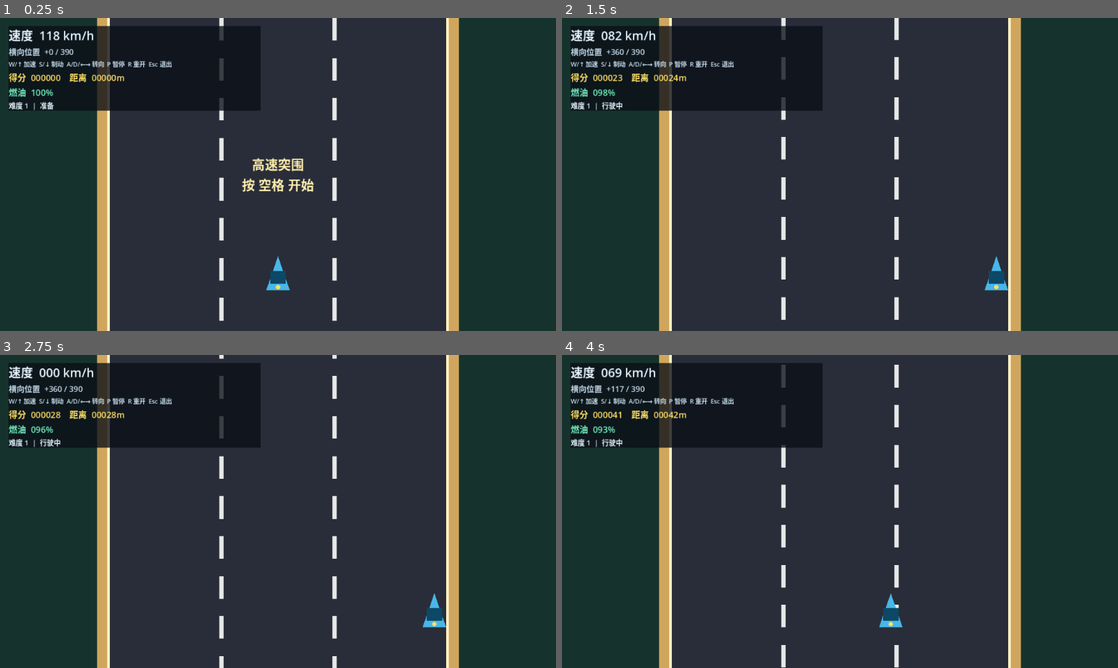
Above: before the commit, frames 1-4 (two rows, left to right).
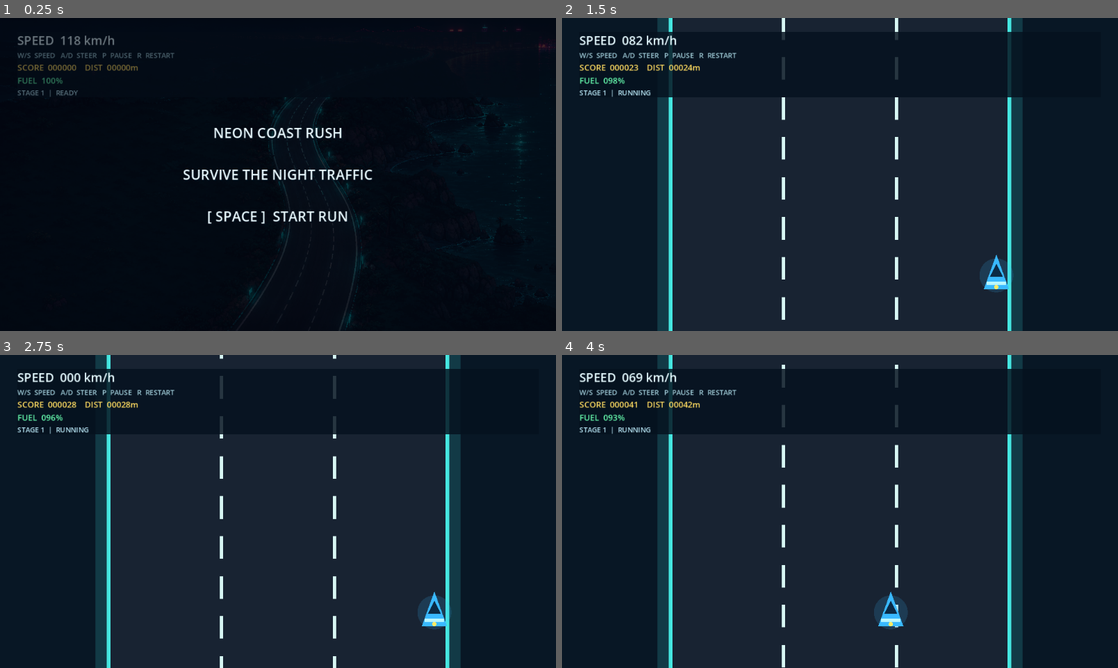
Above: after the commit, the same moments.

Repository: xiejiamincyq/car
Game: Godot game, scene res://scenes/main.tscn
The game is run twice, just before and just after one commit, with the same random seed, the same clock (stepped at 60 frames per second) and the same inputs.
Inputs:
- Up to frame 1 (0.25 s): no input
- Up to frame 2 (1.5 s): tap Enter at 0.5 s; hold Right (steer_right) 0.53-1.28 s; tap Space (start_game) at 0.6, 1.35 s; hold Down (brake) from 1.28 s (still down)
- Up to frame 3 (2.75 s): release Down (brake) at 2.03 s; hold Right (steer_right) from 2.03 s (still down); tap Space (start_game) at 2.1 s
- Up to frame 4 (4 s): tap Space (start_game) at 2.75, 2.85, 3.6 s; release Right (steer_right) at 2.78 s; hold Up (accelerate) 2.78-3.53 s; hold Left (steer_left) from 3.53 s (still down)

The runs differ from the first frame. In frame 1, 90% of the frame differs, in the area x 0-100%, y 0-100%; in frame 2, 45%; in frame 3, 45%; in frame 4, 45%.

Commit message:
feat: polish neon coast presentation

Diff:
--- a/scenes/main.tscn
+++ b/scenes/main.tscn
@@ -1,67 +1,109 @@
-[gd_scene load_steps=2 format=3]
+[gd_scene load_steps=3 format=3]
 
 [ext_resource type="Script" path="res://scripts/main.gd" id="1_main"]
+[ext_resource type="Texture2D" path="res://assets/neon-coast-menu.png" id="2_menu"]
 
 [node name="Main" type="Node2D"]
 script = ExtResource("1_main")
 
 [node name="CanvasLayer" type="CanvasLayer" parent="."]
+layer = 10
+
+[node name="MenuBackdrop" type="TextureRect" parent="CanvasLayer"]
+anchors_preset = 15
+anchor_right = 1.0
+anchor_bottom = 1.0
+grow_horizontal = 2
+grow_vertical = 2
+texture = ExtResource("2_menu")
+expand_mode = 1
+stretch_mode = 6
+mouse_filter = 2
+
+[node name="MenuShade" type="ColorRect" parent="CanvasLayer/MenuBackdrop"]
+layout_mode = 1
+anchors_preset = 15
+anchor_right = 1.0
+anchor_bottom = 1.0
+grow_horizontal = 2
+grow_vertical = 2
+color = Color(0.015, 0.035, 0.075, 0.48)
+mouse_filter = 2
 
 [node name="DebugHUD" type="MarginContainer" parent="CanvasLayer"]
-offset_left = 20.0
-offset_top = 18.0
-offset_right = 600.0
-offset_bottom = 150.0
+anchors_preset = 10
+anchor_right = 1.0
+offset_left = 24.0
+offset_top = 20.0
+offset_right = -24.0
+offset_bottom = 166.0
+grow_horizontal = 2
+theme_override_constants/margin_left = 16
+theme_override_constants/margin_top = 12
+theme_override_constants/margin_right = 16
+theme_override_constants/margin_bottom = 12
 
 [node name="Panel" type="ColorRect" parent="CanvasLayer/DebugHUD"]
 layout_mode = 2
-color = Color(0.035, 0.055, 0.09, 0.78)
+color = Color(0.02, 0.07, 0.12, 0.84)
 mouse_filter = 2
 
 [node name="Rows" type="VBoxContainer" parent="CanvasLayer/DebugHUD"]
 layout_mode = 2
-theme_override_constants/separation = 4
+theme_override_constants/separation = 3
 
 [node name="Speed" type="Label" parent="CanvasLayer/DebugHUD/Rows"]
 layout_mode = 2
-theme_override_colors/font_color = Color(0.9, 0.96, 1, 1)
+theme_override_colors/font_color = Color(0.9, 0.98, 1, 1)
 theme_override_font_sizes/font_size = 28
-text = "速度"
+text = "SPEED"
 
 [node name="Position" type="Label" parent="CanvasLayer/DebugHUD/Rows"]
 layout_mode = 2
-theme_override_colors/font_color = Color(0.78, 0.86, 0.92, 1)
-theme_override_font_sizes/font_size = 18
-text = "横向位置"
+visible = false
 
 [node name="Debug" type="Label" parent="CanvasLayer/DebugHUD/Rows"]
 layout_mode = 2
-theme_override_colors/font_color = Color(0.78, 0.86, 0.92, 1)
-theme_override_font_sizes/font_size = 14
-text = "FPS"
+theme_override_colors/font_color = Color(0.62, 0.79, 0.84, 1)
+theme_override_font_sizes/font_size = 16
+text = "W/A/S/D or arrow keys"
 
 [node name="Score" type="Label" parent="CanvasLayer/DebugHUD/Rows"]
 layout_mode = 2
-theme_override_colors/font_color = Color(1, 0.88, 0.4, 1)
-theme_override_font_sizes/font_size = 20
+theme_override_colors/font_color = Color(1, 0.86, 0.38, 1)
+theme_override_font_sizes/font_size = 19
 
 [node name="Fuel" type="Label" parent="CanvasLayer/DebugHUD/Rows"]
 layout_mode = 2
-theme_override_colors/font_color = Color(0.45, 0.94, 0.75, 1)
-theme_override_font_sizes/font_size = 20
+theme_override_colors/font_color = Color(0.4, 0.98, 0.68, 1)
+theme_override_font_sizes/font_size = 19
 
 [node name="RunStatus" type="Label" parent="CanvasLayer/DebugHUD/Rows"]
 layout_mode = 2
-theme_override_colors/font_color = Color(0.9, 0.96, 1, 1)
+theme_override_colors/font_color = Color(0.72, 0.9, 0.96, 1)
 theme_override_font_sizes/font_size = 16
+
+[node name="OverlayShade" type="ColorRect" parent="CanvasLayer"]
+anchors_preset = 15
+anchor_right = 1.0
+anchor_bottom = 1.0
+grow_horizontal = 2
+grow_vertical = 2
+color = Color(0.01, 0.025, 0.06, 0.54)
+mouse_filter = 2
 
 [node name="Overlay" type="Label" parent="CanvasLayer"]
 anchors_preset = 15
 anchor_right = 1.0
 anchor_bottom = 1.0
+offset_left = 96.0
+offset_right = -96.0
 grow_horizontal = 2
 grow_vertical = 2
-theme_override_colors/font_color = Color(1, 0.94, 0.68, 1)
-theme_override_font_sizes/font_size = 30
+theme_override_colors/font_color = Color(0.92, 0.98, 1, 1)
+theme_override_colors/font_shadow_color = Color(0, 0.05, 0.1, 1)
+theme_override_constants/shadow_offset_x = 2
+theme_override_constants/shadow_offset_y = 3
+theme_override_font_sizes/font_size = 32
 horizontal_alignment = 1
 vertical_alignment = 1
--- a/scripts/main.gd
+++ b/scripts/main.gd
@@ -7,6 +7,8 @@
 const CollisionSound = preload("res://scripts/collision_sound.gd")
 const RunState = preload("res://scripts/run_state.gd")
 const FuelPickup = preload("res://scripts/fuel_pickup.gd")
+const VisualStyle = preload("res://scripts/visual_style.gd")
+
 const ROAD_MARK_REPEAT_DISTANCE := 92.0
 
 var drive: DriveController
@@ -27,6 +29,8 @@
 var fuel_label: Label
 var run_status_label: Label
 var overlay_label: Label
+var menu_backdrop: TextureRect
+var overlay_shade: ColorRect
 
 func _ready() -> void:
 	_ensure_input_actions()
@@ -44,6 +48,8 @@
 	fuel_label = $CanvasLayer/DebugHUD/Rows/Fuel
 	run_status_label = $CanvasLayer/DebugHUD/Rows/RunStatus
 	overlay_label = $CanvasLayer/Overlay
+	menu_backdrop = $CanvasLayer/MenuBackdrop
+	overlay_shade = $CanvasLayer/OverlayShade
 	_update_hud()
 	queue_redraw()
 
@@ -86,53 +92,59 @@
 	var center_x := viewport_size.x * 0.5
 	var road_left := center_x - GameConfig.ROAD_HALF_WIDTH
 	var road_right := center_x + GameConfig.ROAD_HALF_WIDTH
-	draw_rect(Rect2(Vector2.ZERO, viewport_size), Color("16322c"))
-	draw_rect(Rect2(road_left - 26.0, 0.0, GameConfig.ROAD_HALF_WIDTH * 2.0 + 52.0, viewport_size.y), Color("d0a65e"))
-	draw_rect(Rect2(road_left, 0.0, GameConfig.ROAD_HALF_WIDTH * 2.0, viewport_size.y), Color("292d39"))
-	draw_line(Vector2(road_left, 0.0), Vector2(road_left, viewport_size.y), Color("fff2c5"), 7.0)
-	draw_line(Vector2(road_right, 0.0), Vector2(road_right, viewport_size.y), Color("fff2c5"), 7.0)
+	draw_rect(Rect2(Vector2.ZERO, viewport_size), VisualStyle.OCEAN)
+	draw_rect(Rect2(road_left - 30.0, 0.0, GameConfig.ROAD_HALF_WIDTH * 2.0 + 60.0, viewport_size.y), VisualStyle.SHOULDER)
+	draw_rect(Rect2(road_left, 0.0, GameConfig.ROAD_HALF_WIDTH * 2.0, viewport_size.y), VisualStyle.ROAD)
+	draw_line(Vector2(road_left, 0.0), Vector2(road_left, viewport_size.y), VisualStyle.EDGE_NEON, 8.0)
+	draw_line(Vector2(road_right, 0.0), Vector2(road_right, viewport_size.y), VisualStyle.EDGE_NEON, 8.0)
 	for lane_index in range(1, GameConfig.ROAD_LANE_COUNT):
 		var lane_x := road_left + GameConfig.ROAD_HALF_WIDTH * 2.0 * lane_index / GameConfig.ROAD_LANE_COUNT
 		var dash_y := get_dash_start_y(road_scroll, ROAD_MARK_REPEAT_DISTANCE)
 		while dash_y < viewport_size.y:
-			draw_rect(Rect2(lane_x - 5.0, dash_y, 10.0, 52.0), Color("e7e9e8"))
+			draw_rect(Rect2(lane_x - 4.0, dash_y, 8.0, 52.0), VisualStyle.LANE_MARK)
 			dash_y += ROAD_MARK_REPEAT_DISTANCE
-	_draw_traffic(center_x, road_left)
-	_draw_fuel_pickups(center_x, road_left)
+	_draw_traffic(road_left)
+	_draw_fuel_pickups(road_left)
 	var car_center := Vector2(center_x + drive.lateral_position, viewport_size.y - 128.0)
-	var player_color := Color("48b7e8") if not _is_player_flashing() else Color("f4f1d0")
-	draw_colored_polygon(PackedVector2Array([car_center + Vector2(0.0, -44.0), car_center + Vector2(27.0, 34.0), car_center + Vector2(-27.0, 34.0)]), player_color)
-	draw_rect(Rect2(car_center + Vector2(-18.0, -10.0), Vector2(36.0, 30.0)), Color("0d4866"))
-	draw_circle(car_center + Vector2(0.0, 27.0), 5.0, Color("ffdf66"))
+	var player_color := VisualStyle.PLAYER_BODY if not _is_player_flashing() else VisualStyle.PLAYER_GLOW
+	draw_circle(car_center, 39.0, Color(player_color, 0.16))
+	draw_colored_polygon(PackedVector2Array([car_center + Vector2(0.0, -48.0), car_center + Vector2(29.0, 32.0), car_center + Vector2(-29.0, 32.0)]), player_color)
+	draw_colored_polygon(PackedVector2Array([car_center + Vector2(0.0, -27.0), car_center + Vector2(15.0, 3.0), car_center + Vector2(-15.0, 3.0)]), Color("0b2a45"))
+	draw_rect(Rect2(car_center + Vector2(-22.0, 14.0), Vector2(44.0, 8.0)), VisualStyle.PLAYER_GLOW)
+	draw_circle(car_center + Vector2(0.0, 27.0), 5.0, VisualStyle.WARNING)
 	draw_set_transform(Vector2.ZERO)
 
-func _draw_traffic(center_x: float, road_left: float) -> void:
+func _draw_traffic(road_left: float) -> void:
 	var lane_width := GameConfig.ROAD_HALF_WIDTH * 2.0 / GameConfig.ROAD_LANE_COUNT
 	for vehicle in traffic.vehicles:
 		var car_center := Vector2(road_left + lane_width * (vehicle.lane_position + 0.5), vehicle.y)
-		draw_rect(Rect2(car_center + Vector2(-25.0, -42.0), Vector2(50.0, 82.0)), _traffic_color(vehicle.kind), true)
-		draw_rect(Rect2(car_center + Vector2(-16.0, -26.0), Vector2(32.0, 28.0)), Color("17212d"), true)
-		draw_circle(car_center + Vector2(-17.0, 27.0), 5.0, Color("17191f"))
-		draw_circle(car_center + Vector2(17.0, 27.0), 5.0, Color("17191f"))
+		var body_color := _traffic_color(vehicle.kind)
+		draw_circle(car_center, 36.0, Color(body_color, 0.13))
+		draw_rect(Rect2(car_center + Vector2(-25.0, -42.0), Vector2(50.0, 82.0)), body_color, true)
+		draw_rect(Rect2(car_center + Vector2(-16.0, -26.0), Vector2(32.0, 28.0)), Color("111d2d"), true)
+		draw_rect(Rect2(car_center + Vector2(-20.0, 23.0), Vector2(40.0, 7.0)), Color("ffdbd2"), true)
+		draw_circle(car_center + Vector2(-17.0, 27.0), 5.0, Color("0a1019"))
+		draw_circle(car_center + Vector2(17.0, 27.0), 5.0, Color("0a1019"))
 		if vehicle.kind == TrafficDirector.Kind.SIGNAL_CHANGE and vehicle.warning_remaining > 0.0:
 			var direction := signf(vehicle.target_lane - vehicle.lane_position)
-			draw_colored_polygon(PackedVector2Array([car_center + Vector2(18.0 * direction, -35.0), car_center + Vector2(4.0 * direction, -42.0), car_center + Vector2(4.0 * direction, -28.0)]), Color("ffe16a"))
+			draw_colored_polygon(PackedVector2Array([car_center + Vector2(18.0 * direction, -35.0), car_center + Vector2(4.0 * direction, -42.0), car_center + Vector2(4.0 * direction, -28.0)]), VisualStyle.WARNING)
 		if vehicle.kind == TrafficDirector.Kind.FAST_OVERTAKE and vehicle.overtake_warning_remaining > 0.0:
 			var warning_y := TrafficDirector.fast_warning_y(vehicle.y)
-			draw_line(Vector2(car_center.x - 18.0, warning_y), Vector2(car_center.x + 18.0, warning_y), Color("ff70d0"), 4.0)
-
-func _draw_fuel_pickups(center_x: float, road_left: float) -> void:
+			draw_line(Vector2(car_center.x - 22.0, warning_y), Vector2(car_center.x + 22.0, warning_y), VisualStyle.FAST_BODY, 5.0)
+
+func _draw_fuel_pickups(road_left: float) -> void:
 	var lane_width := GameConfig.ROAD_HALF_WIDTH * 2.0 / GameConfig.ROAD_LANE_COUNT
 	for pickup in fuel_pickups:
 		var center := Vector2(road_left + lane_width * (pickup.lane + 0.5), pickup.y)
-		draw_colored_polygon(PackedVector2Array([center + Vector2(0, -20), center + Vector2(18, 0), center + Vector2(0, 20), center + Vector2(-18, 0)]), Color("65e49a"))
-		draw_string(ThemeDB.fallback_font, center + Vector2(-6, 6), "F", HORIZONTAL_ALIGNMENT_LEFT, -1, 18, Color("173a32"))
+		draw_circle(center, 28.0, Color(VisualStyle.FUEL_GLOW, 0.20))
+		draw_colored_polygon(PackedVector2Array([center + Vector2(0, -22), center + Vector2(20, 0), center + Vector2(0, 22), center + Vector2(-20, 0)]), VisualStyle.FUEL_GLOW)
+		draw_string(ThemeDB.fallback_font, center + Vector2(-6, 6), "+", HORIZONTAL_ALIGNMENT_LEFT, -1, 22, Color("063526"))
 
 func _traffic_color(kind: int) -> Color:
 	match kind:
-		TrafficDirector.Kind.STEADY_SLOW: return Color("e98562")
-		TrafficDirector.Kind.SIGNAL_CHANGE: return Color("d9a84b")
-		_: return Color("c466d7")
+		TrafficDirector.Kind.STEADY_SLOW: return VisualStyle.SLOW_BODY
+		TrafficDirector.Kind.SIGNAL_CHANGE: return VisualStyle.SIGNAL_BODY
+		_: return VisualStyle.FAST_BODY
 
 func _update_fuel_pickups(delta: float) -> void:
 	fuel_spawn_remaining -= delta
@@ -207,26 +219,32 @@
 	return clampi(int(floor((drive.lateral_position + GameConfig.ROAD_HALF_WIDTH) / lane_width)), 0, GameConfig.ROAD_LANE_COUNT - 1)
 
 func _update_hud() -> void:
-	speed_label.text = "速度  %03d km/h" % roundi(drive.speed * 0.42)
-	position_label.text = "横向位置  %+.0f / %.0f" % [drive.lateral_position, GameConfig.ROAD_HALF_WIDTH]
-	score_label.text = "得分  %06d    距离  %05dm" % [run.score, roundi(run.distance)]
-	fuel_label.text = "燃油  %03d%%" % roundi(run.fuel)
-	run_status_label.text = "难度 %d  |  %s" % [run.difficulty_stage + 1, _phase_text()]
-	debug_label.text = "W/↑ 加速  S/↓ 制动  A/D/←→ 转向  P 暂停  R 重开  Esc 退出"
+	var scale := VisualStyle.hud_scale_for_width(get_viewport_rect().size.x)
+	speed_label.text = "SPEED  %03d km/h" % roundi(drive.speed * 0.42)
+	position_label.text = ""
+	score_label.text = "SCORE  %06d    DIST  %05dm" % [run.score, roundi(run.distance)]
+	fuel_label.text = "FUEL  %03d%%" % roundi(run.fuel)
+	run_status_label.text = "STAGE %d  |  %s" % [run.difficulty_stage + 1, _phase_text()]
+	debug_label.text = "W/S  SPEED   A/D  STEER   P  PAUSE   R  RESTART"
+	for label in [speed_label, debug_label, score_label, fuel_label, run_status_label]:
+		label.scale = Vector2.ONE * scale
+	var is_playing := run.phase == RunState.Phase.RUNNING
+	menu_backdrop.visible = not is_playing
+	overlay_shade.visible = not is_playing
 	overlay_label.text = _overlay_text()
 
 func _phase_text() -> String:
 	match run.phase:
-		RunState.Phase.READY: return "准备"
-		RunState.Phase.RUNNING: return "行驶中"
-		RunState.Phase.PAUSED: return "已暂停"
-		_: return "结算"
+		RunState.Phase.READY: return "READY"
+		RunState.Phase.RUNNING: return "RUNNING"
+		RunState.Phase.PAUSED: return "PAUSED"
+		_: return "FINISHED"
 
 func _overlay_text() -> String:
 	match run.phase:
-		RunState.Phase.READY: return "高速突围\n按 空格 开始"
-		RunState.Phase.PAUSED: return "已暂停\n按 P 继续"
-		RunState.Phase.ENDED: return "燃油耗尽\n得分 %d  |  距离 %dm\n按 R 再来一局" % [run.score, roundi(run.distance)]
+		RunState.Phase.READY: return "NEON COAST RUSH\n\nSURVIVE THE NIGHT TRAFFIC\n\n[ SPACE ]  START RUN"
+		RunState.Phase.PAUSED: return "PAUSED\n\n[ P ]  RESUME     [ R ]  RESTART"
+		RunState.Phase.ENDED: return "OUT OF FUEL\n\nSCORE  %06d     DIST  %05dm\n\n[ R ]  RACE AGAIN" % [run.score, roundi(run.distance)]
 		_: return ""
 
 func _ensure_input_actions() -> void:
Binary file added: assets/neon-coast-menu.png
